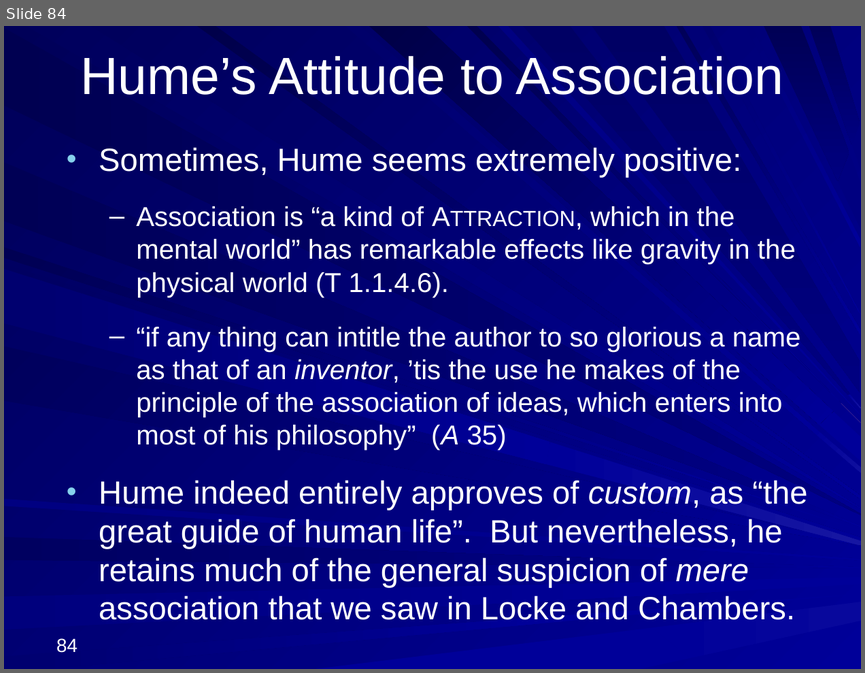
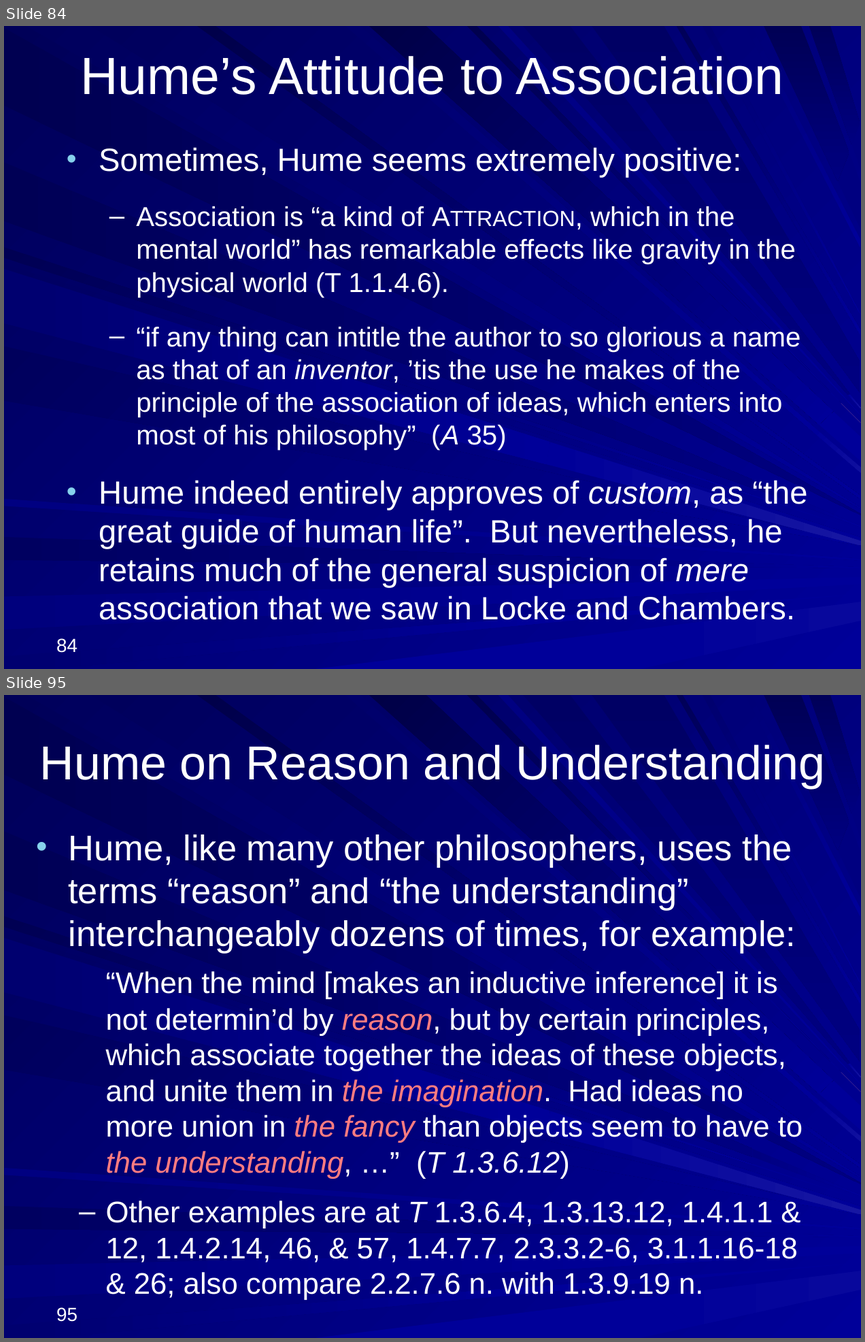
Before and after one commit to englishphilosophy/hume-texts-online, a slide deck: teaching/lectures/2025_Hume_MT_current.pptx. Shown one above the other, each under a label of ours: slide 84 before the commit, slides 84 and 95 after it; the slides between them are not shown. The pictures are 865x673 and 865x1342 pixels, drawn with LibreOffice and Linux fonts; fonts in the diff are those of the drawing. Boxes give left, top, right and bottom in pixels: in the first picture for what was removed or moved away, otherwise in the second. Text is boxed around its words. In the diff, an @@ line names an element or a change of style, - is before the commit and + after.

```diff
--- a/teaching/lectures/2025_Hume_MT_current.pptx
+++ b/teaching/lectures/2025_Hume_MT_current.pptx
@@ slide 95 added at (4, 695, 861, 1338), background gradient #000078 to #000099; not listed: 37 template elements that a slide beside it also shows @@
@@ title added at (40, 745, 825, 788), 40 pt, text #FFFFFF @@
+Hume on Reason and Understanding
@@ text added at (68, 834, 802, 1300), 25 pt, text #FFFFFF @@
+• Hume, like many other philosophers, uses the terms “reason” and “the understanding” interchangeably dozens of times, for example:
+  “When the mind [makes an inductive inference] it is not determin’d by reason, but by certain principles, which associate together the ideas of these objects, and unite them in the imagination. Had ideas no more union in the fancy than objects seem to have to the understanding, …” (T 1.3.6.12)
+  – Other examples are at T 1.3.6.4, 1.3.13.12, 1.4.1.1 & 12, 1.4.2.14, 46, & 57, 1.4.7.7, 2.3.3.2-6, 3.1.1.16-18 & 26; also compare 2.2.7.6 n. with 1.3.9.19 n.
@@ page number added at (56, 1307, 77, 1321), 16 pt, text #FFFFFF @@
+95
```
Also in this commit, not shown: 47 other slides added, 3 other files.
